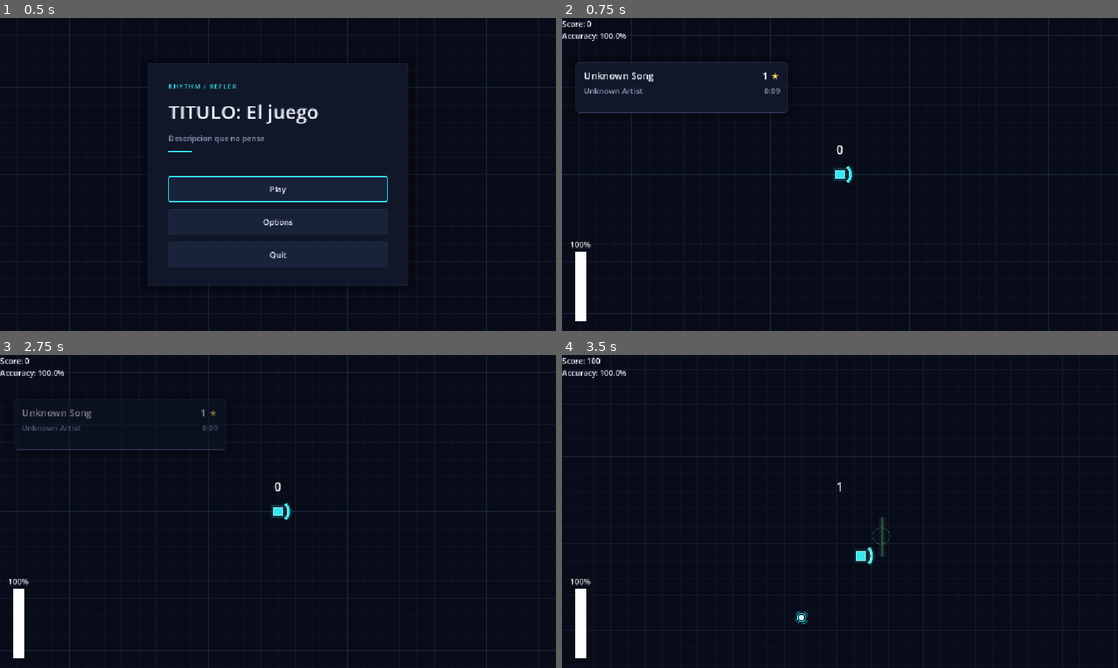
Above: before the commit, frames 1-4 (two rows, left to right).
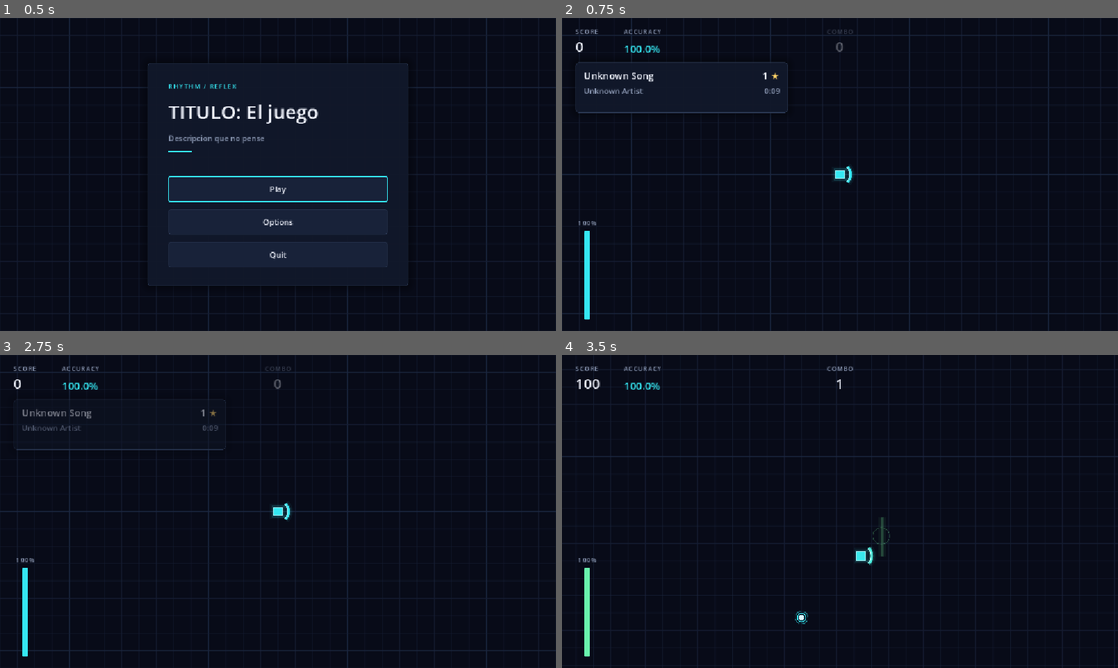
Above: after the commit, the same moments.

Repository: ftambler/godot-rythm-game
Game: Godot game, scene res://scenes/ui/Menu.tscn
The game is run twice, just before and just after one commit, with the same random seed, the same clock (stepped at 60 frames per second) and the same inputs.
Inputs:
- Up to frame 1 (0.5 s): no input
- Up to frame 2 (0.75 s): click "Play" at 0.5 s
- Up to frame 3 (2.75 s): tap Enter at 1.25 s; hold Right (shield_right) 1.28-2.03 s; hold Space (hit_orb) 1.28-2.03 s; hold Down (shield_down) from 2.03 s (still down); tap Space (hit_orb) at 2.1 s
- Up to frame 4 (3.5 s): release Down (shield_down) at 2.78 s; hold Right (shield_right) from 2.78 s (still down); hold Space (hit_orb) from 2.78 s (still down)

Frame 1 is identical in both runs. In frame 2, 1.2% of the frame differs, in the area x 0-53%, y 0-97%; in frame 3, 1.2%; in frame 4, 1.3%.

Commit message:
Redesign HUD and flash health bar on every hit

Diff:
--- a/scenes/ui/HUD.tscn
+++ b/scenes/ui/HUD.tscn
@@ -1,67 +1,116 @@
-[gd_scene load_steps=4 format=3]
+[gd_scene format=3]
 
 [ext_resource type="Script" uid="uid://c0o8owm1kvvwu" path="res://scripts/scoring/HUD.gd" id="1_hud"]
-
-[sub_resource type="StyleBoxFlat" id="HealthBarBackground"]
-bg_color = Color(0, 0, 0, 1)
-
-[sub_resource type="StyleBoxFlat" id="HealthBarFill"]
-bg_color = Color(1, 1, 1, 1)
 
 [node name="HUD" type="CanvasLayer" unique_id=18197588]
 script = ExtResource("1_hud")
 
-[node name="ScoreLabel" type="Label" parent="." unique_id=146781174]
-offset_right = 40.0
-offset_bottom = 23.0
-
-[node name="AccuracyLabel" type="Label" parent="." unique_id=1980510560]
-offset_top = 25.0
-offset_right = 40.0
-offset_bottom = 48.0
-
-[node name="ComboLabel" type="Label" parent="." unique_id=1657645092]
-anchors_preset = -1
-anchor_left = 0.5
-anchor_top = 0.42
-anchor_right = 0.5
-anchor_bottom = 0.42
-offset_left = -120.0
-offset_top = -24.0
-offset_right = 120.0
-offset_bottom = 24.0
+[node name="Root" type="Control" parent="."]
+layout_mode = 3
+anchors_preset = 15
+anchor_right = 1.0
+anchor_bottom = 1.0
 grow_horizontal = 2
 grow_vertical = 2
-theme_override_colors/font_color = Color(1, 1, 1, 1)
-theme_override_font_sizes/font_size = 26
+mouse_filter = 2
+
+[node name="Stats" type="HBoxContainer" parent="Root"]
+layout_mode = 1
+offset_left = 28.0
+offset_top = 20.0
+offset_right = 268.0
+offset_bottom = 76.0
+mouse_filter = 2
+theme_override_constants/separation = 20
+
+[node name="ScoreBlock" type="VBoxContainer" parent="Root/Stats"]
+layout_mode = 2
+mouse_filter = 2
+theme_override_constants/separation = 0
+
+[node name="ScoreCaption" type="Label" parent="Root/Stats/ScoreBlock"]
+layout_mode = 2
+theme_type_variation = &"CaptionLabel"
+text = "SCORE"
+
+[node name="ScoreLabel" type="Label" parent="Root/Stats/ScoreBlock" unique_id=146781174]
+unique_name_in_owner = true
+custom_minimum_size = Vector2(80, 0)
+layout_mode = 2
+theme_type_variation = &"ValueLabel"
+text = "0"
+
+[node name="AccuracyBlock" type="VBoxContainer" parent="Root/Stats"]
+layout_mode = 2
+mouse_filter = 2
+theme_override_constants/separation = 0
+
+[node name="AccuracyCaption" type="Label" parent="Root/Stats/AccuracyBlock"]
+layout_mode = 2
+theme_type_variation = &"CaptionLabel"
+text = "ACCURACY"
+
+[node name="AccuracyLabel" type="Label" parent="Root/Stats/AccuracyBlock" unique_id=1980510560]
+unique_name_in_owner = true
+layout_mode = 2
+size_flags_vertical = 10
+theme_type_variation = &"AccentValueLabel"
+text = "100.0%"
+
+[node name="ComboBlock" type="VBoxContainer" parent="Root"]
+unique_name_in_owner = true
+layout_mode = 1
+anchors_preset = 5
+anchor_left = 0.5
+anchor_right = 0.5
+offset_left = -80.0
+offset_top = 20.0
+offset_right = 80.0
+offset_bottom = 76.0
+grow_horizontal = 2
+mouse_filter = 2
+theme_override_constants/separation = 0
+
+[node name="ComboCaption" type="Label" parent="Root/ComboBlock"]
+layout_mode = 2
+theme_type_variation = &"CaptionLabel"
+text = "COMBO"
+horizontal_alignment = 1
+
+[node name="ComboLabel" type="Label" parent="Root/ComboBlock" unique_id=1657645092]
+unique_name_in_owner = true
+layout_mode = 2
+theme_type_variation = &"ValueLabel"
 text = "0"
 horizontal_alignment = 1
-vertical_alignment = 1
 
-[node name="HealthLabel" type="Label" parent="." unique_id=564363648]
+[node name="HealthBlock" type="VBoxContainer" parent="Root"]
+layout_mode = 1
 anchors_preset = 2
 anchor_top = 1.0
 anchor_bottom = 1.0
-offset_left = 12.0
-offset_top = -190.0
-offset_right = 64.0
-offset_bottom = -168.0
+offset_left = 28.0
+offset_top = -232.0
+offset_right = 76.0
+offset_bottom = -24.0
 grow_vertical = 0
-theme_override_colors/font_color = Color(1, 1, 1, 1)
+mouse_filter = 2
+theme_override_constants/separation = 8
+
+[node name="HealthLabel" type="Label" parent="Root/HealthBlock" unique_id=564363648]
+unique_name_in_owner = true
+layout_mode = 2
+theme_type_variation = &"CaptionLabel"
 text = "100%"
 horizontal_alignment = 1
 
-[node name="HealthBar" type="ProgressBar" parent="." unique_id=1086121328]
-anchors_preset = 2
-anchor_top = 1.0
-anchor_bottom = 1.0
-offset_left = 26.0
-offset_top = -164.0
-offset_right = 50.0
-offset_bottom = -20.0
-grow_vertical = 0
-theme_override_styles/background = SubResource("HealthBarBackground")
-theme_override_styles/fill = SubResource("HealthBarFill")
+[node name="HealthBar" type="ProgressBar" parent="Root/HealthBlock" unique_id=1086121328]
+unique_name_in_owner = true
+custom_minimum_size = Vector2(12, 176)
+layout_mode = 2
+size_flags_horizontal = 4
+size_flags_vertical = 3
+mouse_filter = 2
 value = 100.0
 fill_mode = 3
 show_percentage = false
--- a/scripts/Game.gd
+++ b/scripts/Game.gd
@@ -16,6 +16,7 @@
 
 func _ready() -> void:
 	player.hit_registered.connect(score_handler.handle_hit)
+	player.hit_registered.connect(hud.flash_hit)
 	score_handler.score_updated.connect(update_hud)
 	score_handler.gameplay_stats_updated.connect(update_gameplay_hud)
 	score_handler.health_depleted.connect(_on_health_depleted)
--- a/scripts/scoring/HUD.gd
+++ b/scripts/scoring/HUD.gd
@@ -2,25 +2,63 @@
 extends CanvasLayer
 
 
-@onready var score_label: Label = $ScoreLabel
-@onready var accuracy_label: Label = $AccuracyLabel
-@onready var combo_label: Label = $ComboLabel
-@onready var health_label: Label = $HealthLabel
-@onready var health_bar: ProgressBar = $HealthBar
+const SCORE_PULSE_SCALE := 1.06
+const COMBO_PULSE_SCALE := 1.18
+const IDLE_COMBO_ALPHA := 0.35
+
+@onready var score_label: Label = %ScoreLabel
+@onready var accuracy_label: Label = %AccuracyLabel
+@onready var combo_block: Control = %ComboBlock
+@onready var combo_label: Label = %ComboLabel
+@onready var health_label: Label = %HealthLabel
+@onready var health_bar: ProgressBar = %HealthBar
+
+var _last_score := 0
+var _last_combo := 0
+var _health_fill: StyleBoxFlat
+var _health_tween: Tween
+
+
+func _ready() -> void:
+	# Own copy of the themed fill so the damage flash doesn't recolor the shared theme.
+	_health_fill = health_bar.get_theme_stylebox("fill").duplicate()
+	health_bar.add_theme_stylebox_override("fill", _health_fill)
 
 
 func update_score(score: int) -> void:
-	score_label.text = "Score: " + str(score)
+	score_label.text = str(score)
+	if score > _last_score:
+		_pulse(score_label, SCORE_PULSE_SCALE, Vector2(0.0, 0.5))
+	_last_score = score
 
 
 func update_accuracy(accuracy: float) -> void:
-	accuracy_label.text = "Accuracy: " + str(snapped(accuracy * 100.0, 0.1)) + "%"
+	accuracy_label.text = "%.1f%%" % (accuracy * 100.0)
 
 
 func update_combo(combo: int) -> void:
 	combo_label.text = str(combo)
+	combo_block.modulate.a = 1.0 if combo > 0 else IDLE_COMBO_ALPHA
+	if combo > _last_combo:
+		_pulse(combo_label, COMBO_PULSE_SCALE, Vector2(0.5, 0.5))
+	_last_combo = combo
 
 
 func update_health(health: int) -> void:
 	health_label.text = str(health) + "%"
 	health_bar.value = health
+
+
+func flash_hit(result: HitResult.Type) -> void:
+	if _health_tween:
+		_health_tween.kill()
+	_health_fill.bg_color = Palette.hit_result_color(result)
+	_health_tween = create_tween()
+	_health_tween.tween_property(_health_fill, "bg_color", Palette.CYAN, Palette.EFFECT_DURATION * 2.0)
+
+
+func _pulse(control: Control, peak: float, pivot: Vector2) -> void:
+	control.pivot_offset = control.size * pivot
+	control.scale = Vector2.ONE * peak
+	create_tween().tween_property(control, "scale", Vector2.ONE, Palette.PULSE_DURATION) \
+		.set_trans(Tween.TRANS_QUAD).set_ease(Tween.EASE_OUT)
